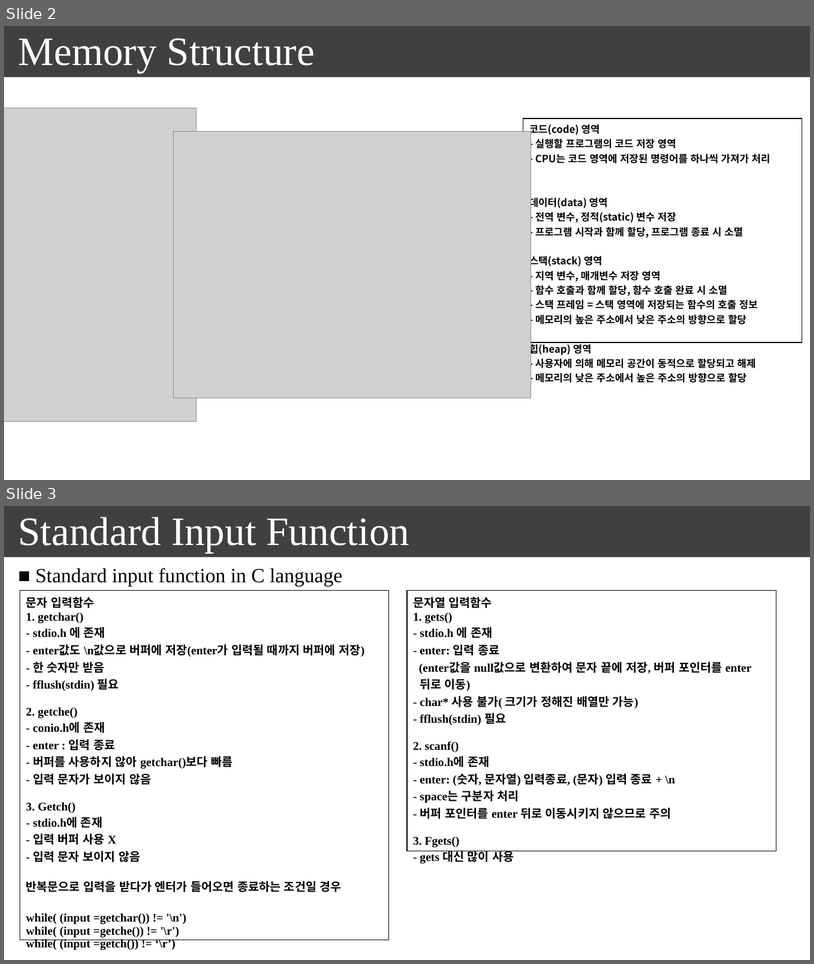
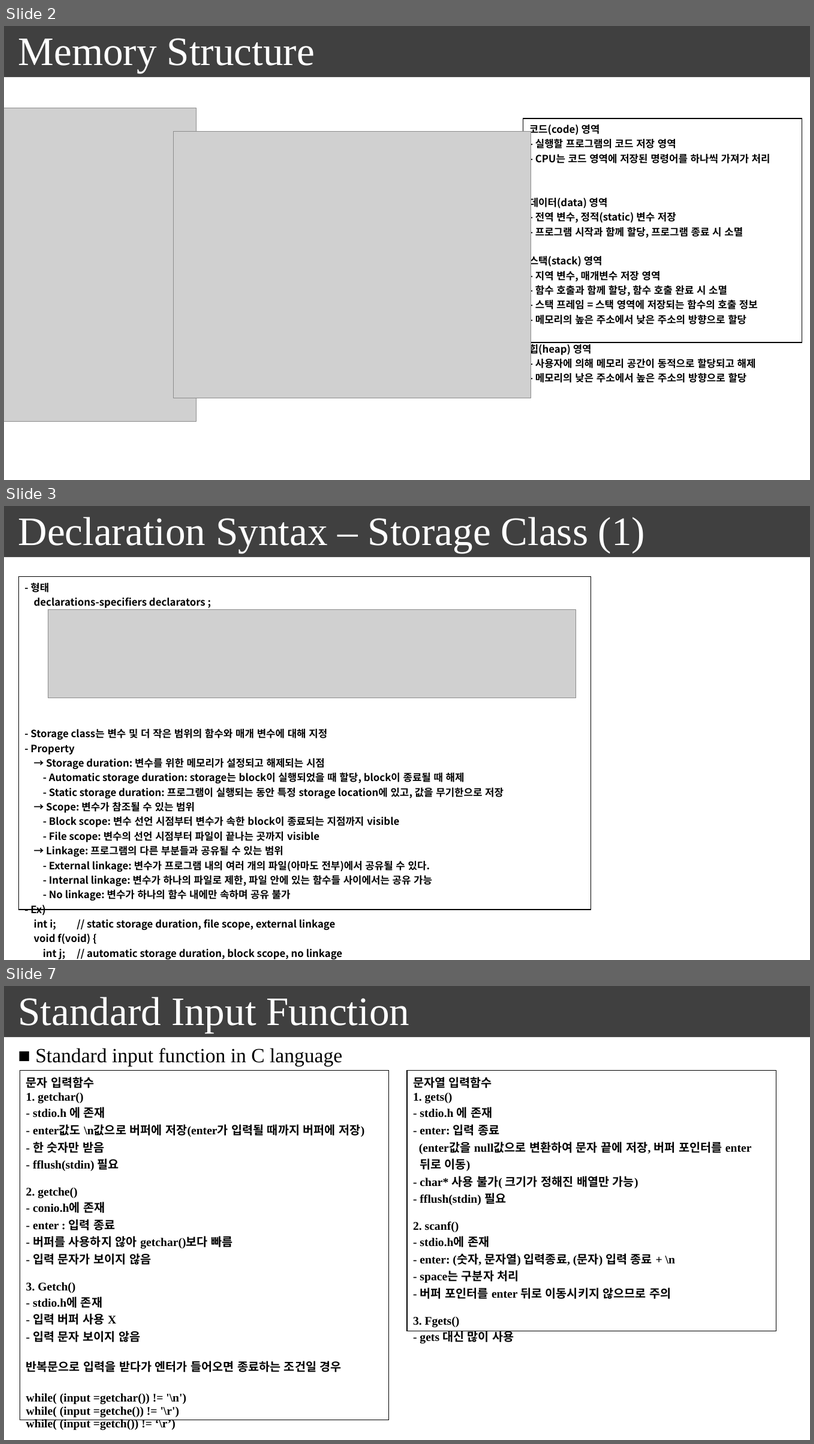
Before and after one commit to seonghokim/Study, a slide deck: everything in c.pptx. Shown one above the other, each under a label of ours: slides 2 and 3 before the commit, slides 2, 3 and 7 after it; the slides between them are not shown. The pictures are 814x964 and 814x1444 pixels, drawn with LibreOffice and Linux fonts; fonts in the diff are those of the drawing; grey boxes stand for pictures. Boxes give left, top, right and bottom in pixels: in the first picture for what was removed or moved away, otherwise in the second. Text is boxed around its words. In the diff, an @@ line names an element or a change of style, - is before the commit and + after.

```diff
--- a/everything in c.pptx
+++ b/everything in c.pptx
@@ slide 3 added at bbox=[4, 506, 810, 960], background #FFFFFF; not listed: 1 template element that a slide beside it also shows @@
@@ text added at bbox=[18, 517, 645, 553], 48 pt, text #FFFFFF @@
+Declaration Syntax – Storage Class (1)
@@ table added at bbox=[18, 577, 591, 960], 1 rows, 1 columns @@
+- 형태 / declarations-specifiers declarators ; / - Storage class는 변수 및 더 작은 범위의 함수와 매개 변수에 대해 지정 / - Property / → Storage duration: 변수를 위한 메모리가 설정되고 해제되는 시점 / - Automatic storage duration: storage는 block이 실행되었을 때 할당, block이 종료될 때 해제 / - Static storage duration: 프로그램이 실행되는 동안 특정 storage location에 있고, 값을 무기한으로 저장 / → Scope: 변수가 참조될 수 있는 범위 / - Block scope: 변수 선언 시점부터 변수가 속한 block이 종료되는 지점까지 visible / - File scope: 변수의 선언 시점부터 파일이 끝나는 곳까지 visible / → Linkage: 프로그램의 다른 부분들과 공유될 수 있는 범위 / - External linkage: 변수가 프로그램 내의 여러 개의 파일(아마도 전부)에서 공유될 수 있다. / - Internal linkage: 변수가 하나의 파일로 제한, 파일 안에 있는 함수들 사이에서는 공유 가능 / - No linkage: 변수가 하나의 함수 내에만 속하며 공유 불가 / - Ex) / int i; // static storage duration, file scope, external linkage / void f(void) { / int j; // automatic storage duration, block scope, no linkage / }
@@ picture added at bbox=[48, 609, 577, 698] @@
@@ what was slide 3 is now slide 7 @@
```
Also in this commit, not shown: 1 slide changed, 3 other slides added.
